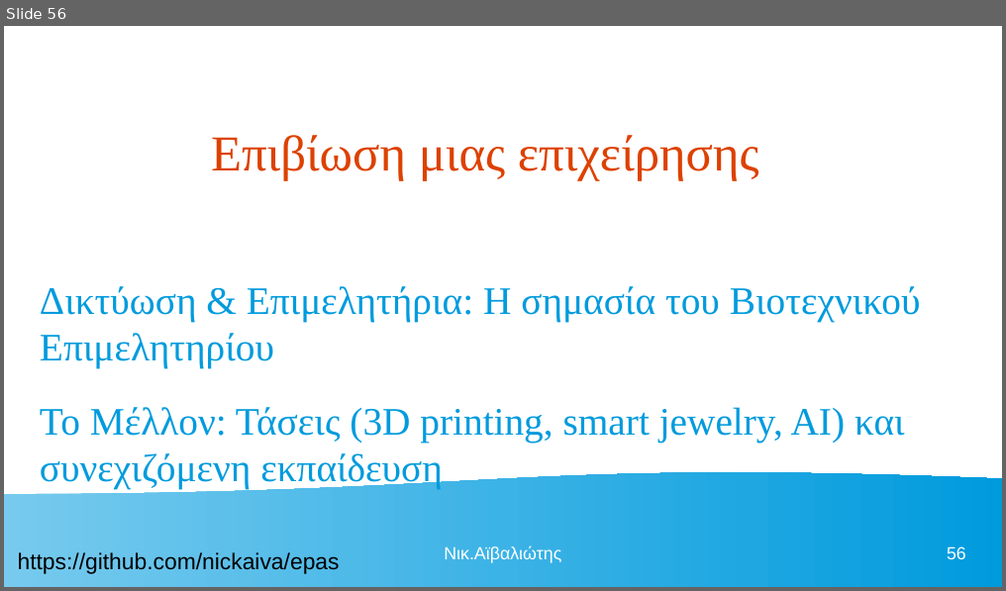
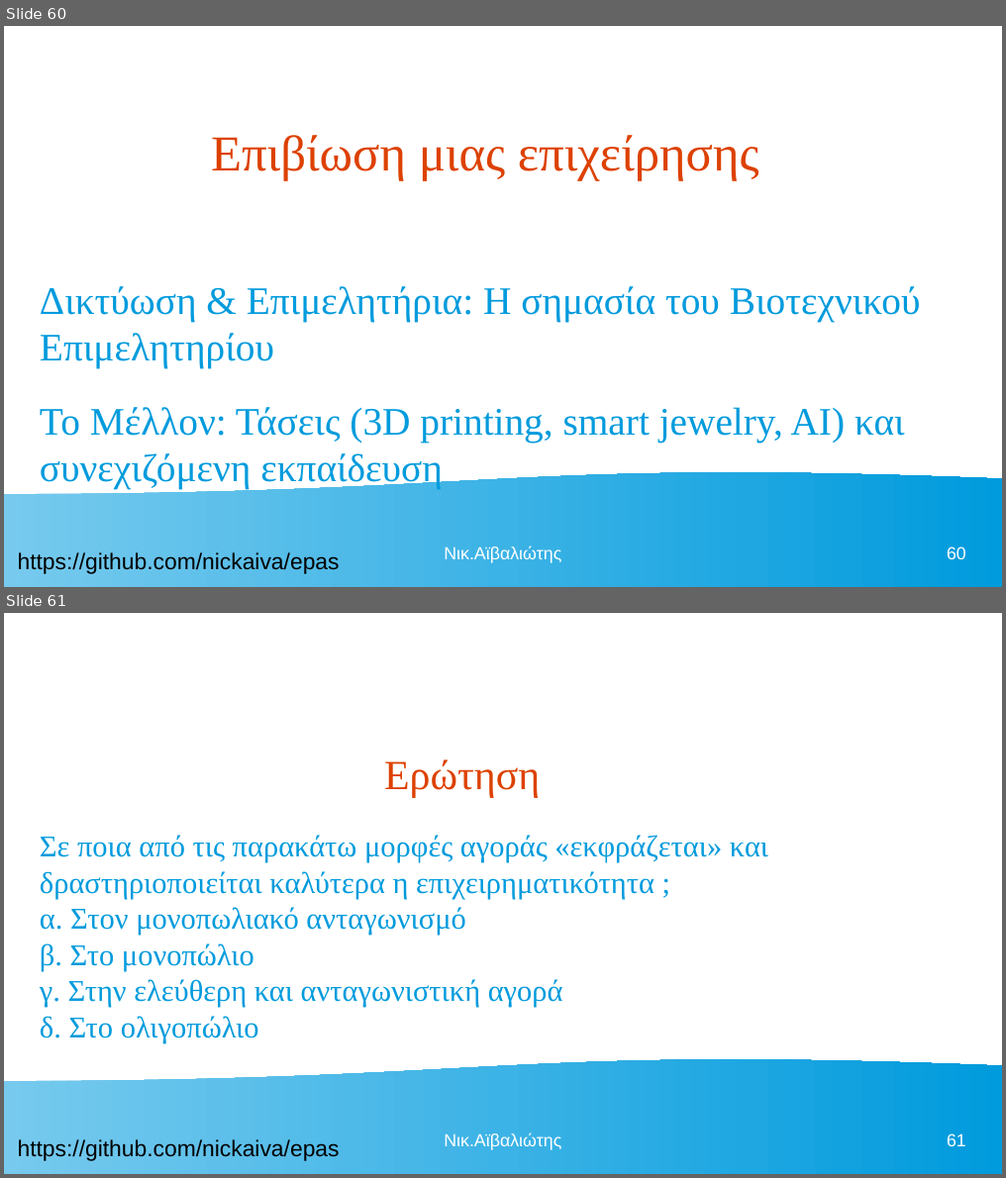
Before and after one commit to nickaiva/epas, a slide deck: ΠΕΡΙΒΑΛΛΟΝ ΕΡΓΑΣΙΑΣ.odp. Shown one above the other, each under a label of ours: slide 56 before the commit, slides 60 and 61 after it. The pictures are 1006x591 and 1006x1178 pixels, drawn with LibreOffice and Linux fonts; fonts in the diff are those of the drawing. Boxes give left, top, right and bottom in pixels: in the first picture for what was removed or moved away, otherwise in the second. Text is boxed around its words. In the diff, an @@ line names an element or a change of style, - is before the commit and + after.

```diff
--- a/ΠΕΡΙΒΑΛΛΟΝ ΕΡΓΑΣΙΑΣ.odp
+++ b/ΠΕΡΙΒΑΛΛΟΝ ΕΡΓΑΣΙΑΣ.odp
@@ slide 61 added at (x1=4, y1=613, x2=1002, y2=1174), background #FFFFFF; not listed: 2 template elements that a slide beside it also shows @@
@@ title added at (x1=384, y1=760, x2=540, y2=797), 33 pt, text #DD4100 @@
+Ερώτηση
@@ text added at (x1=40, y1=835, x2=768, y2=1044), 24 pt, text #009BDD @@
+Σε ποια από τις παρακάτω μορφές αγοράς «εκφράζεται» και
+δραστηριοποιείται καλύτερα η επιχειρηματικότητα ;
+α. Στον μονοπωλιακό ανταγωνισμό
+β. Στο μονοπώλιο
+γ. Στην ελεύθερη και ανταγωνιστική αγορά
+δ. Στο ολιγοπώλιο
@@ text added at (x1=444, y1=1134, x2=561, y2=1151), 14 pt, text #FFFFFF @@
+Νικ.Αϊβαλιώτης
@@ page number added at (x1=946, y1=1134, x2=966, y2=1147), 14 pt, text #FFFFFF @@
+61
@@ what was slide 56 is now slide 60 @@
@@ page number at (x1=946, y1=547, x2=966, y2=560): text changed @@
-56
+60
```
Also in this commit, not shown: 3 slides changed, 6 other slides added, 1 other file.
